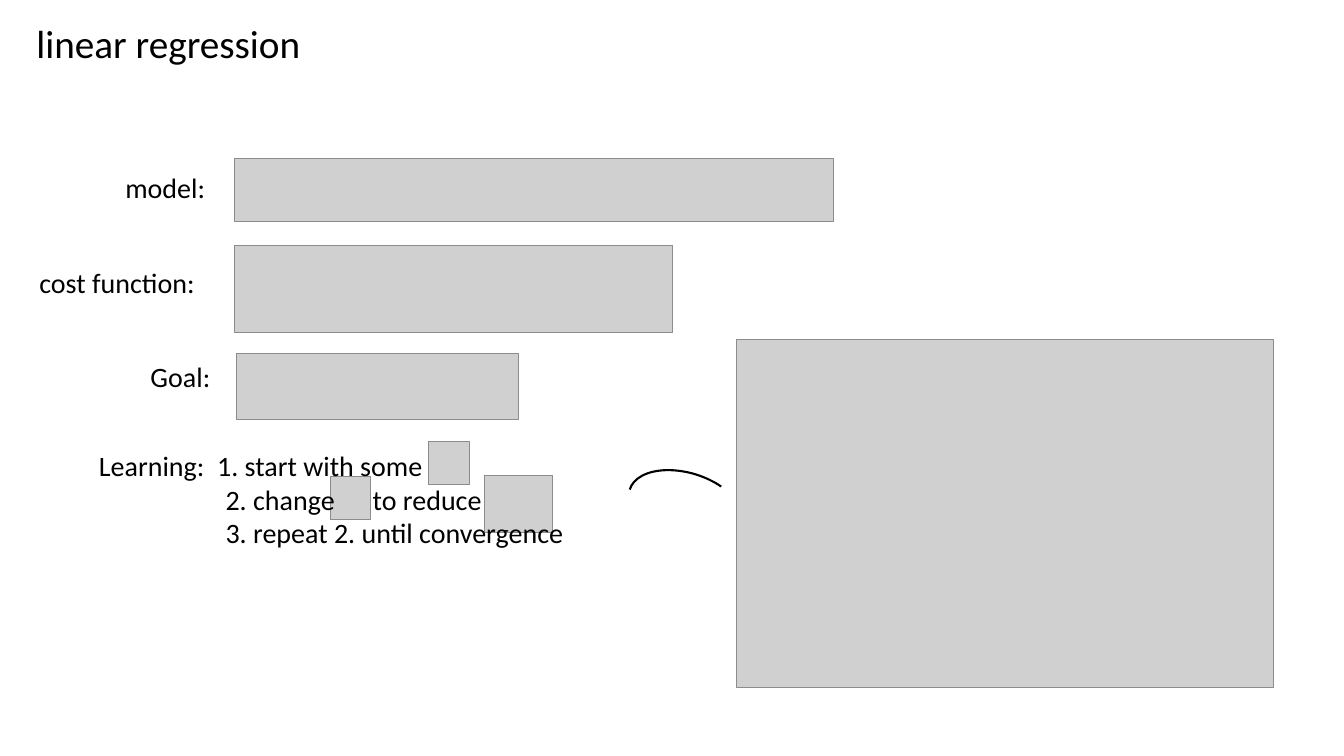
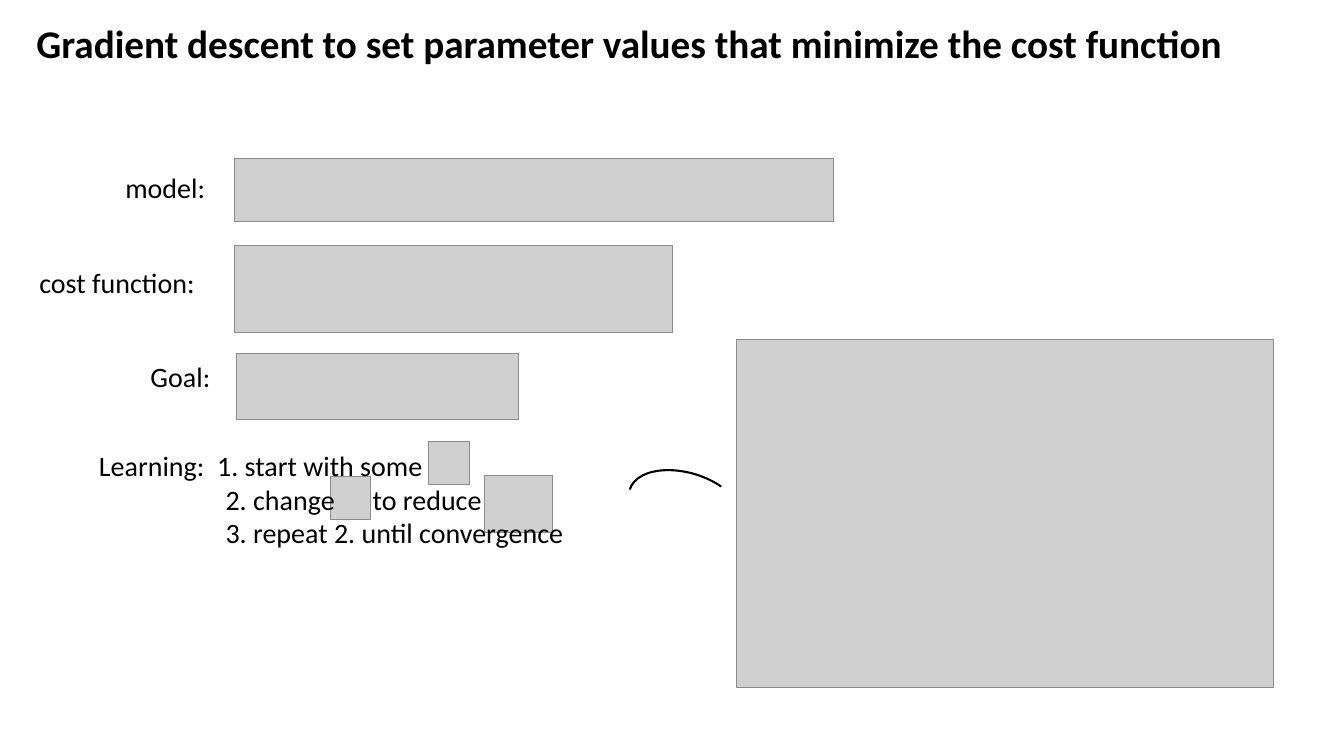
Before and after one commit to CompOmics/ML_AI_Analytical_Chemistry_Course, a slide deck: slide 14 of 01_Foundations/slides/1_2_regression.pptx. Drawn at 1344x756 pixels with LibreOffice and Linux fonts; fonts in the diff are those of the drawing; grey boxes stand for pictures. Boxes give left, top, right and bottom in pixels: in the first picture for what was removed or moved away, otherwise in the second. Text is boxed around its words. In the diff, an @@ line names an element or a change of style, - is before the commit and + after.

```diff
--- a/01_Foundations/slides/1_2_regression.pptx
+++ b/01_Foundations/slides/1_2_regression.pptx
@@ text at (36,30,1222,64): text changed; bold on @@
-linear regression
+Gradient descent to set parameter values that minimize the cost function
```
Also in this commit, not shown: 16 other slides changed, 26 other files.
